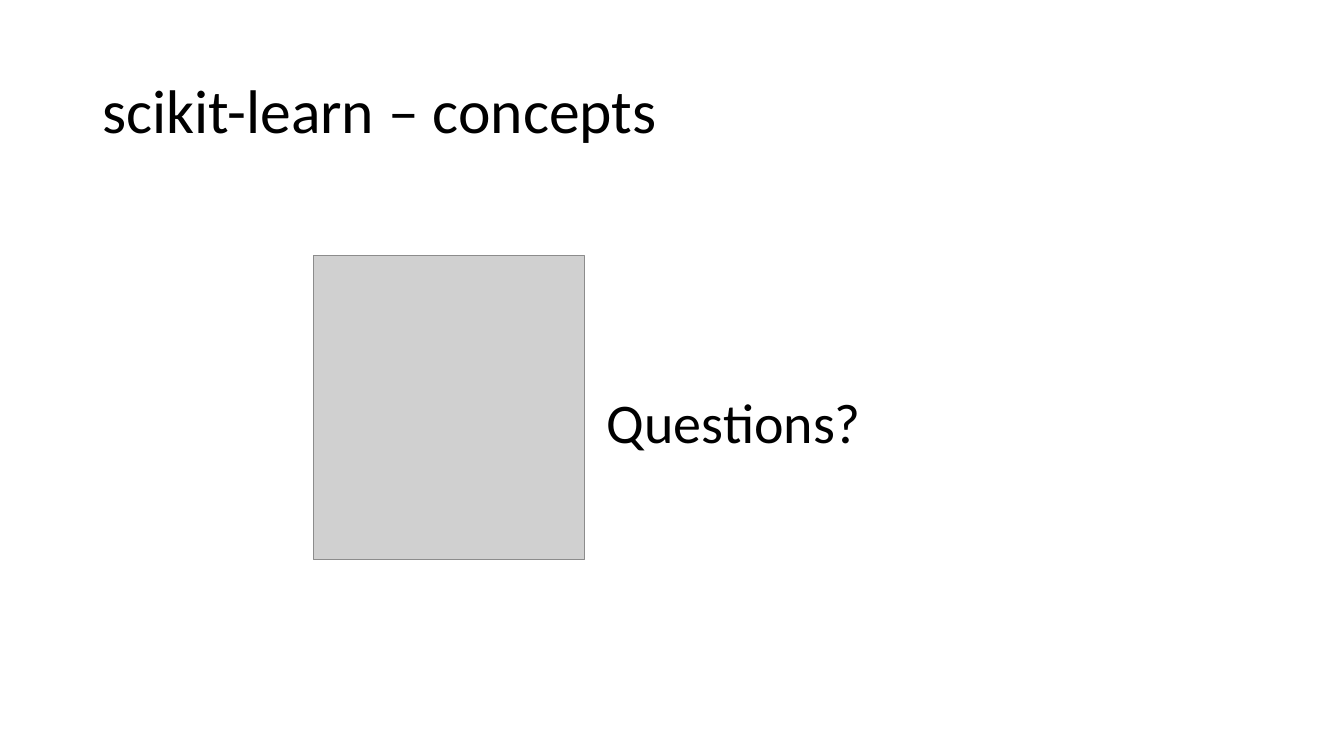
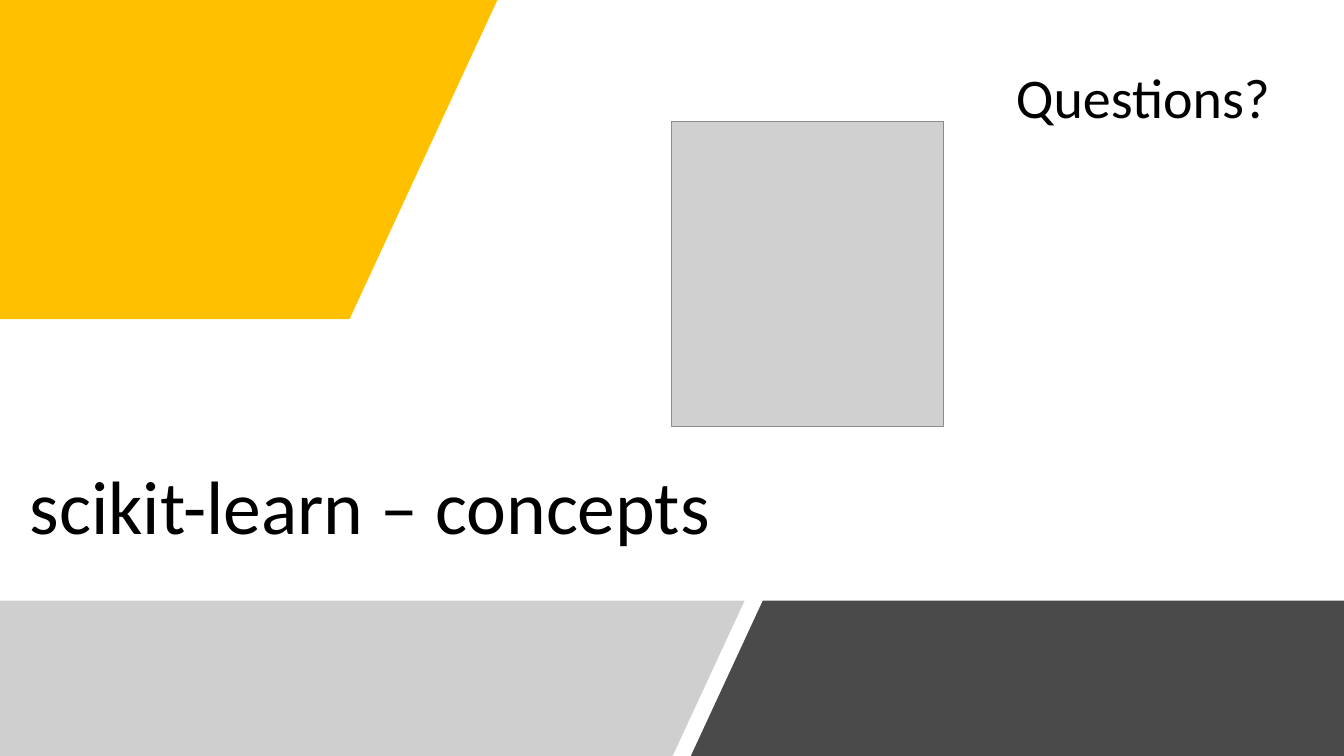
Before and after one commit to cloudscaleml/workshop, a slide deck: slide 34 of powerpoint/Overview.pptx. Drawn at 1344x756 pixels with LibreOffice and Linux fonts; fonts in the diff are those of the drawing; grey boxes stand for pictures. Boxes give left, top, right and bottom in pixels: in the first picture for what was removed or moved away, otherwise in the second. Text is boxed around its words. In the diff, an @@ line names an element or a change of style, - is before the commit and + after.

```diff
--- a/powerpoint/Overview.pptx
+++ b/powerpoint/Overview.pptx
@@ freeform shape added at box(0, 0, 499, 320), fill #FFC000 @@
@@ text "Questions?": place and size @@
-text "Questions?" at box(607, 404, 861, 451)
+text "Questions?" at box(1016, 79, 1270, 126)
@@ picture: place and size @@
-picture at box(314, 256, 585, 561)
+picture at box(673, 122, 944, 426)
@@ title "scikit-learn – concepts": place and size @@
-title "scikit-learn – concepts" at box(102, 90, 657, 143)
+title "scikit-learn – concepts" at box(30, 481, 710, 547)
@@ title "scikit-learn – concepts" at box(30, 481, 710, 547): size 44 to 54 pt; vertical alignment middle to bottom @@
@@ freeform shape added at box(0, 601, 745, 756), fill #898989 at 40% opacity @@
@@ freeform shape added at box(691, 601, 1344, 756), fill #4A4A4A @@
```
Also in this commit, not shown: 15 other slides changed, 4 slides added, 11 slides removed.
